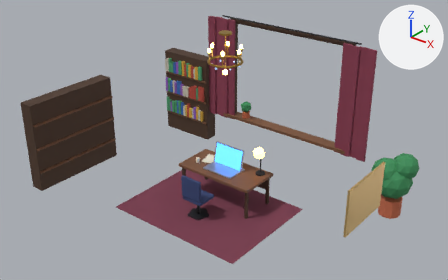
An edit to the glTF model public/models/room.glb, drawn before and after from the same camera.
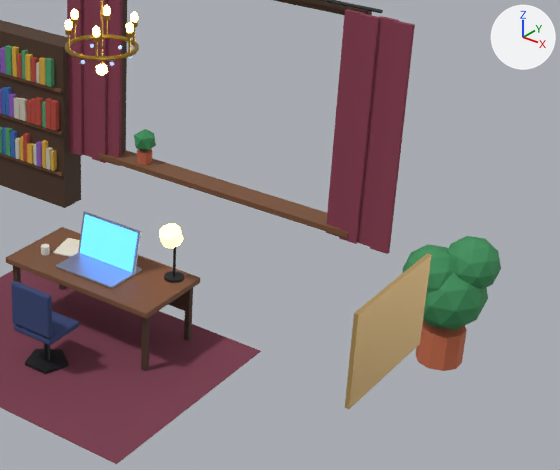
Old and new are each drawn whole from a camera (50 mm lens) standing at (7.85, -8.35, 7.61) and looking at (0.08, 1.36, 1.59) and again close up on the part from 39% to 100% of the width and 14% to 95% of the height. The lights are fixed; the arrows at upper right show +X, +Y and +Z. The last two pictures show the newer version. Vertices at exactly the same position are counted once.

Names of what the first close-up shows: 'room_props'.
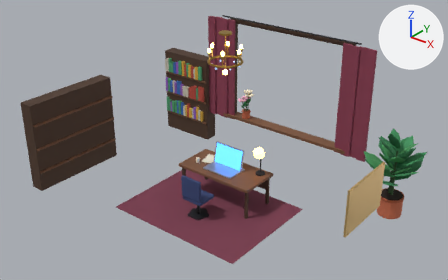
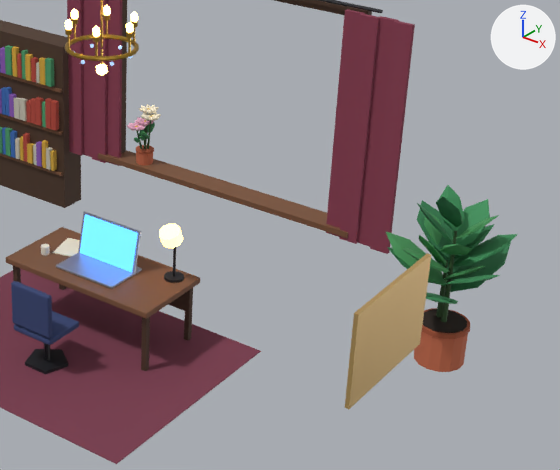
Where the change shows, as pixel boxes [x1, y1, x2, y2] in the close-ups (560 x 470 px):
'room_props', reshaped: before [0, 0, 501, 464]; after [0, 0, 518, 464]
part 1 of me_room_props, added: after [422, 308, 470, 339]
part 2 of me_room_props, added: after [136, 145, 154, 154]
part 3 of me_room_props, added (black): after [423, 309, 467, 333]
part 4 of me_room_props, added: after [441, 231, 457, 322]
part 5 of me_room_props, added: after [436, 260, 448, 317]
part 6 of me_room_props, rebuilt (24% narrower, 74% shorter): before [447, 236, 501, 289]; after [444, 266, 485, 279]
part 7 of me_room_props, built on: before [134, 129, 156, 165]; after [127, 104, 161, 165]
part 8 of me_room_props, reshaped: before [402, 244, 488, 338]; after [386, 185, 518, 364]

Diff of the bpy script that builds the scene:
```diff
--- a/public/models/room.glb.py
+++ b/public/models/room.glb.py
@@ me_room_props @@
-me_room_props.from_pydata(...)  # 2376 vertices, 3948 faces; spans x -3.97..3.99, y -1.0..4.06, z 0.0..4.0
+me_room_props.from_pydata(...)  # 3170 vertices, 5308 faces; spans x -3.97..3.99, y -1.0..4.1, z 0.0..4.0
+# me_room_props part 1: a new loose piece, a 14-sided cylinder along z spanning x 3.022..3.578, y 3.015..3.585, z 0.425..0.475, in mat_pot_rim (brown #a95537)
+# me_room_props part 2: a new loose piece, a 12-sided cylinder along z spanning x -1.32..-1.08, y 3.78..4.02, z 1.075..1.105, in mat_pot_rim (brown #a95537)
+# me_room_props part 3: a new loose piece, a 14-sided cylinder along z spanning x 3.056..3.544, y 3.05..3.55, z 0.455..0.485, in mat_soil (black #2a1f18)
+# me_room_props part 4: a new loose piece, a 6-sided cut cone along z (radius 0.035 at the low end, 0.015 at the high end) spanning x 3.27..3.33, y 3.265..3.335, z 0.47..1.57, in mat_stem (dark green #3a5a34)
+# me_room_props part 5: a new loose piece, a 6-sided cut cone along z (radius 0.035 at the low end, 0.015 at the high end) spanning x 3.19..3.25, y 3.325..3.395, z 0.47..1.17, in mat_stem (dark green #3a5a34)
+# me_room_props part 6: the loose piece of 42 vertices spanning x 3.19..3.77, y 3.1..3.7, z 0.9..1.5 is rebuilt with 12 vertices and now spans x 3.22..3.72, y 3.07..3.43, z 0.94..1.37, in mat_plant_leaves3 (green #4a9a5c)
+# me_room_props part 7: 13 vertices moved from x -1.3..-1.1, y 3.8..4.0, z 0.92..1.38 to x -1.31..-1.09, y 3.85..4.01, z 0.91..1.54; 15 vertices removed from x -1.34..-1.06, y 3.76..4.04, z 0.92..1.29; 487 vertices added at x -1.42..-0.99, y 3.67..4.1, z 0.91..1.66
+# me_room_props part 8: 18 vertices moved from x 3.06..3.54, y 3.05..3.55, z 0.0..0.42 to x 3.09..3.56, y 3.03..3.57, z 0.0..0.45; 86 vertices removed from x 2.85..3.7, y 2.88..3.72, z 0.0..1.37; 262 vertices added at x 2.55..3.94, y 2.49..4.0, z 0.0..2.09
+# other edits to the shape of me_room_props do not show in these pictures
 me_room_props.materials.append(mat_desk_wood)
@@ me_room_props @@
 me_room_props.materials.append(mat_curtain)
+me_room_props.materials.append(mat_pot_rim)  # brown #a95537
+me_room_props.materials.append(mat_soil)  # black #2a1f18
+me_room_props.materials.append(mat_stem)  # dark green #3a5a34
+me_room_props.materials.append(mat_plant_leaves2)  # dark green #2f7a4c
+me_room_props.materials.append(mat_plant_leaves3)  # green #4a9a5c
+me_room_props.materials.append(mat_petal)  # pink #f4b6cf
+me_room_props.materials.append(mat_flower_center)  # yellow #e8b43a
+me_room_props.materials.append(mat_petal2)  # beige #fff3d6
```
